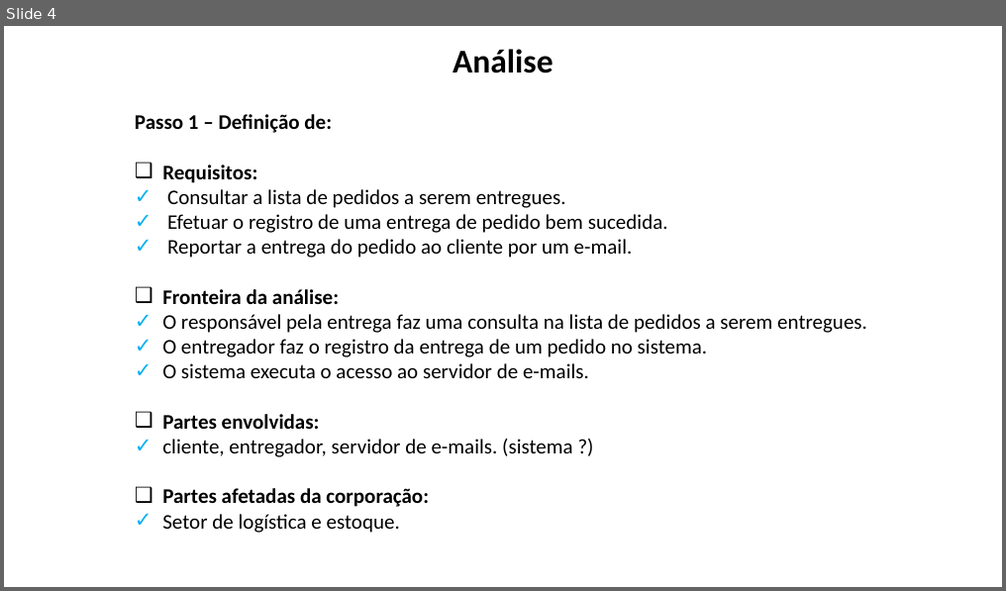
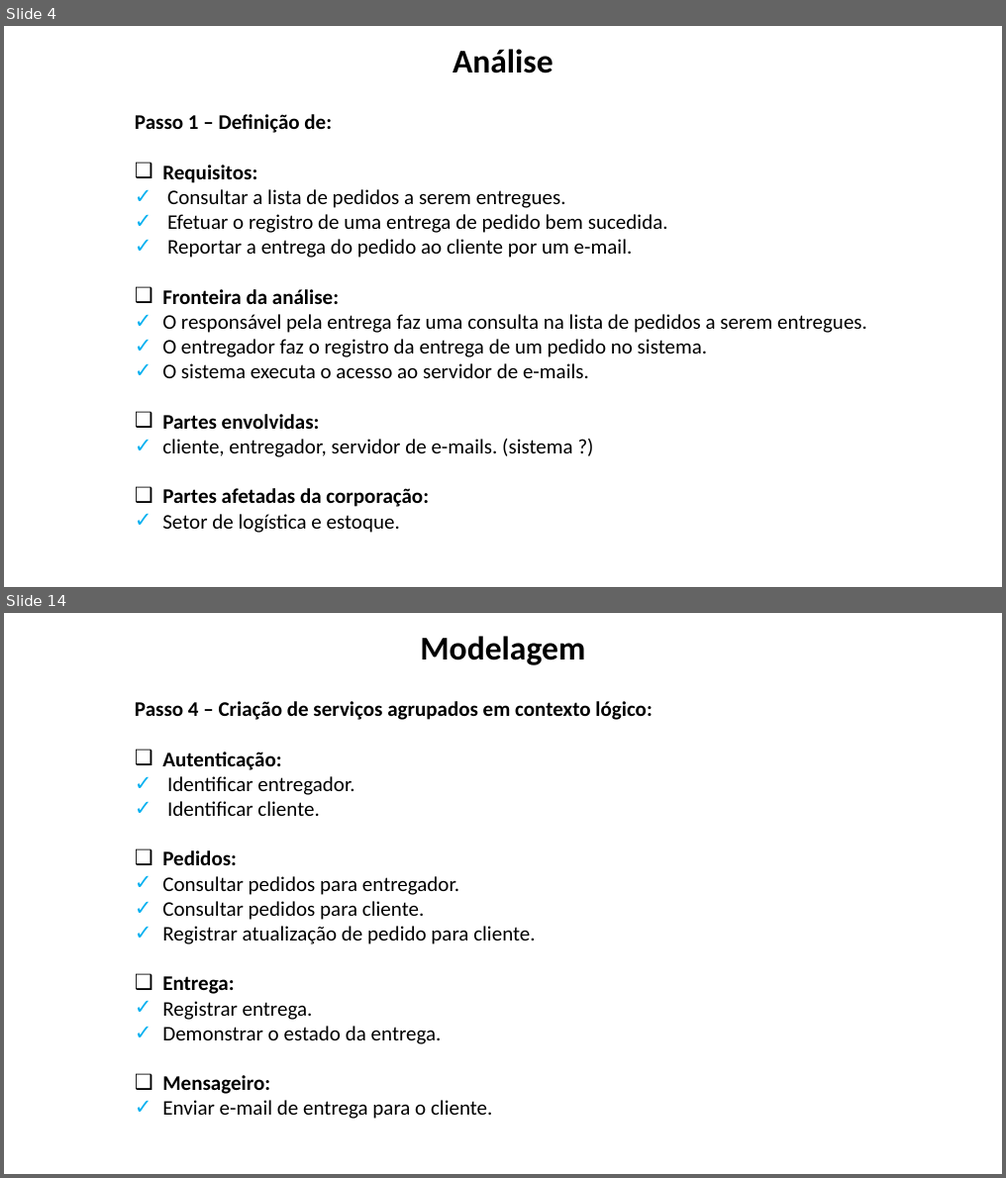
Before and after one commit to dm112-dupla/final-project, a slide deck: Trabalho 1 - DM112.pptx. Shown one above the other, each under a label of ours: slide 4 before the commit, slides 4 and 14 after it; the slides between them are not shown. The pictures are 1006x591 and 1006x1178 pixels, drawn with LibreOffice and Linux fonts; fonts in the diff are those of the drawing; background and template pictures are left out. Boxes give left, top, right and bottom in pixels: in the first picture for what was removed or moved away, otherwise in the second. Text is boxed around its words. In the diff, an @@ line names an element or a change of style, - is before the commit and + after.

```diff
--- a/Trabalho 1 - DM112.pptx
+++ b/Trabalho 1 - DM112.pptx
@@ slide 14 added at bbox=[4, 613, 1002, 1174], background picture (left out) @@
@@ text added at bbox=[420, 636, 585, 665], 32 pt, text #000000, bold @@
+Modelagem
@@ text added at bbox=[135, 701, 651, 1119], 20 pt, text #000000 @@
+Passo 4 – Criação de serviços agrupados em contexto lógico:
+❑ Autenticação:
+✓ Identificar entregador.
+✓ Identificar cliente.
+❑ Pedidos:
+✓ Consultar pedidos para entregador.
+✓ Consultar pedidos para cliente.
+✓ Registrar atualização de pedido para cliente.
+❑ Entrega:
+✓ Registrar entrega.
+✓ Demonstrar o estado da entrega.
+❑ Mensageiro:
+✓ Enviar e-mail de entrega para o cliente.
```
Also in this commit, not shown: 4 slides changed, 10 other slides added, 4 slides removed.
